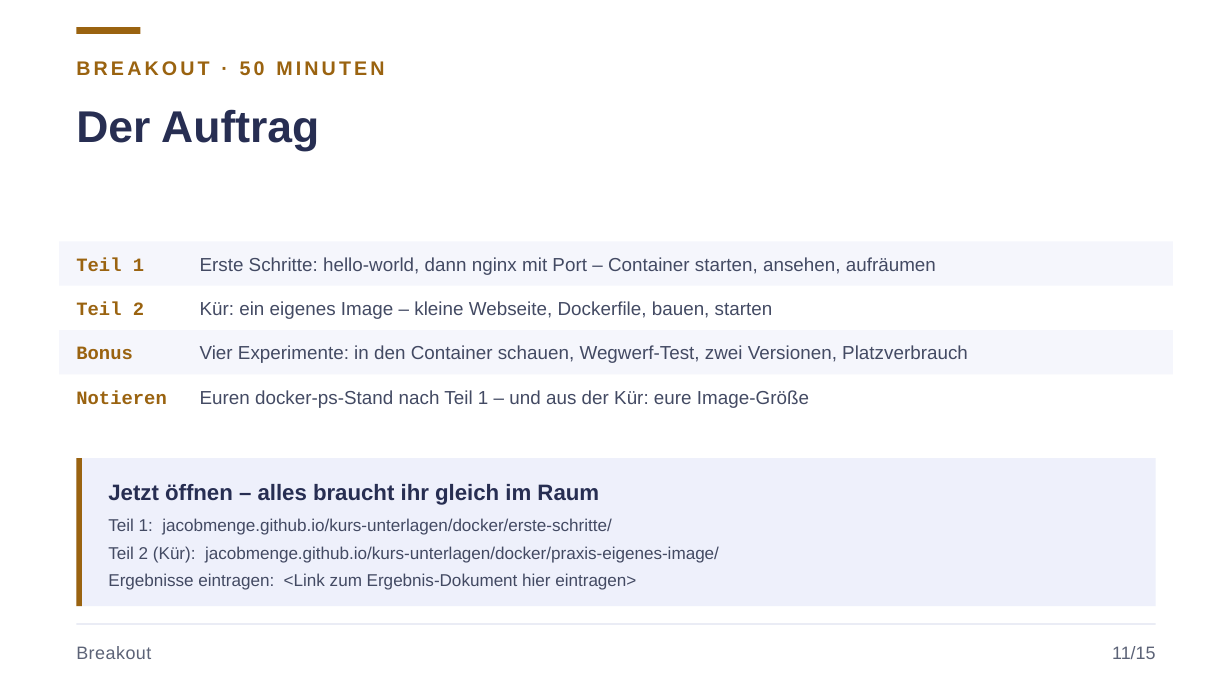
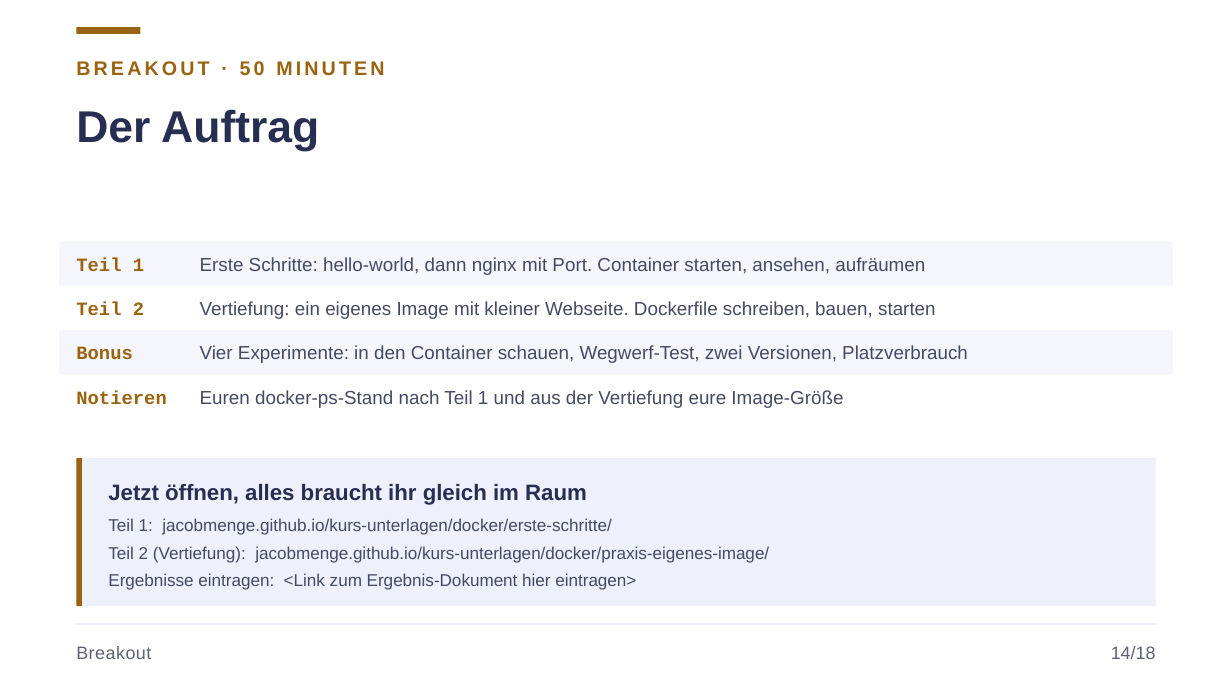
Before and after one commit to JacobMenge/kurs-unterlagen, a slide deck: slide 17 of folien/05-docker-einfuehrung.pptx (slide 14 before the commit). Drawn at 1232x693 pixels with LibreOffice and Linux fonts; fonts in the diff are those of the drawing. Boxes give left, top, right and bottom in pixels: in the first picture for what was removed or moved away, otherwise in the second. Text is boxed around its words. In the diff, an @@ line names an element or a change of style, - is before the commit and + after.

Commit message:
new docker fix

```diff
--- a/folien/05-docker-einfuehrung.pptx
+++ b/folien/05-docker-einfuehrung.pptx
@@ text at (200, 257, 925, 275): text changed @@
-Erste Schritte: hello-world, dann nginx mit Port – Container starten, ansehen, aufräumen
+Erste Schritte: hello-world, dann nginx mit Port. Container starten, ansehen, aufräumen
@@ text at (200, 301, 936, 319): text changed @@
-Kür: ein eigenes Image – kleine Webseite, Dockerfile, bauen, starten
+Vertiefung: ein eigenes Image mit kleiner Webseite. Dockerfile schreiben, bauen, starten
@@ text at (200, 390, 843, 408): text changed @@
-Euren docker-ps-Stand nach Teil 1 – und aus der Kür: eure Image-Größe
+Euren docker-ps-Stand nach Teil 1 und aus der Vertiefung eure Image-Größe
@@ text at (108, 484, 587, 505): text changed @@
-Jetzt öffnen – alles braucht ihr gleich im Raum
+Jetzt öffnen, alles braucht ihr gleich im Raum
@@ text at (108, 546, 769, 563): text changed @@
-Teil 2 (Kür): jacobmenge.github.io/kurs-unterlagen/docker/praxis-eigenes-image/
+Teil 2 (Vertiefung): jacobmenge.github.io/kurs-unterlagen/docker/praxis-eigenes-image/
@@ text at (1111, 646, 1156, 659): text changed @@
-11/15
+14/18
```
Also in this commit, not shown: 17 other slides changed, 4 slides added, 1 slide removed, 13 other files.
